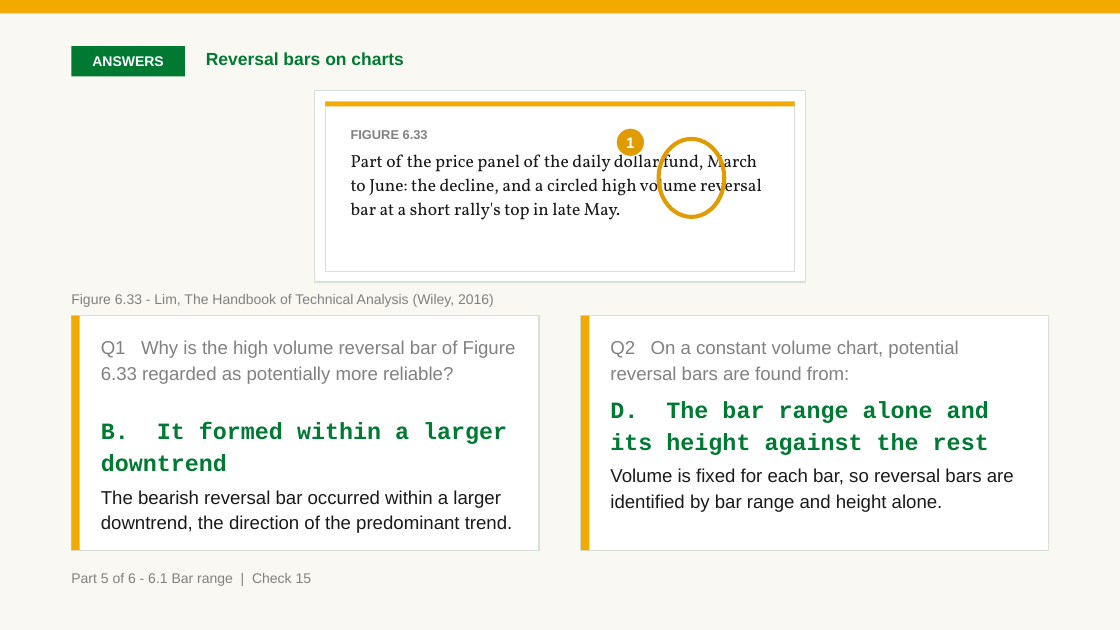
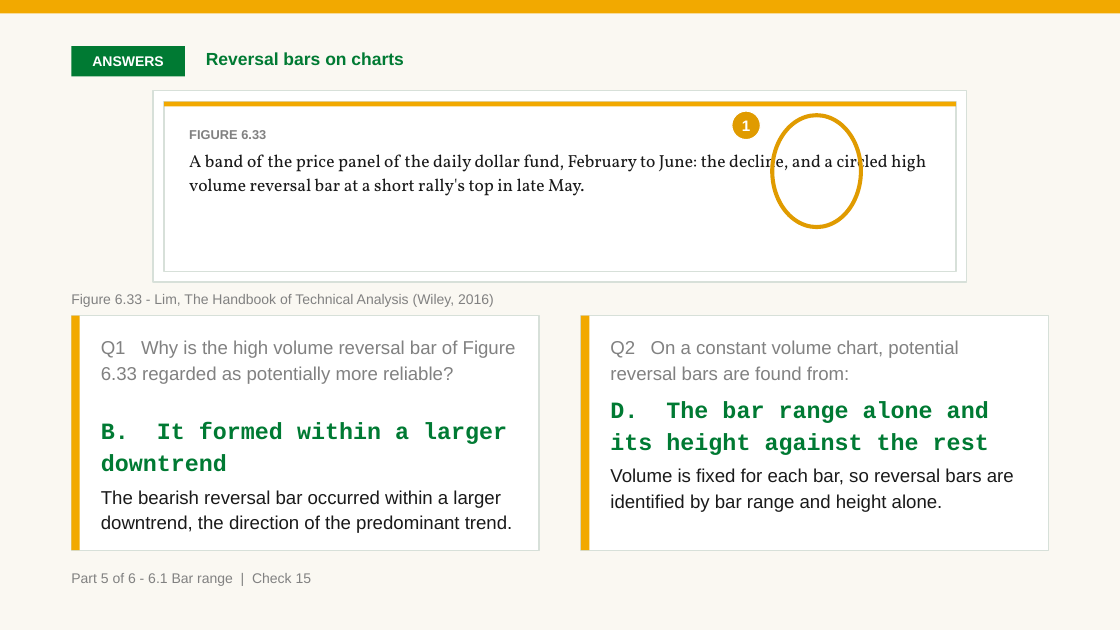
Before and after one commit to benjiesotelo-sudo/Telos_FIN1209, a slide deck: slide 161 of chapter-06/FIN1209-Chapter-06.pptx. Drawn at 1120x630 pixels with LibreOffice and Linux fonts; fonts in the diff are those of the drawing. Boxes give left, top, right and bottom in pixels: in the first picture for what was removed or moved away, otherwise in the second. Text is boxed around its words. In the diff, an @@ line names an element or a change of style, - is before the commit and + after.

Commit message:
Chapter 6, check 15: widen the Figure 6.33 strip to the room above the questions

```diff
--- a/chapter-06/FIN1209-Chapter-06.pptx
+++ b/chapter-06/FIN1209-Chapter-06.pptx
@@ rectangle: place and size @@
-rectangle at <box>314,91,806,282</box>
+rectangle at <box>153,91,967,282</box>
@@ rectangle: place and size @@
-rectangle at <box>325,102,795,271</box>
+rectangle at <box>164,102,956,271</box>
@@ rectangle: place and size @@
-rectangle at <box>325,102,795,107</box>
+rectangle at <box>164,102,956,107</box>
@@ ellipse "1": place and size @@
-ellipse "1" at <box>616,128,644,156</box>
+ellipse "1" at <box>732,111,760,139</box>
@@ ellipse: place and size @@
-ellipse at <box>659,139,724,217</box>
+ellipse at <box>772,115,861,227</box>
@@ text "FIGURE 6.33": place and size @@
-text "FIGURE 6.33" at <box>351,130,762,220</box>
+text "FIGURE 6.33" at <box>189,130,926,196</box>
@@ text at <box>189,150,926,196</box>: text changed @@
-Part of the price panel of the daily dollar fund, March to June: the decline, and a circled high volume reversal bar at a short rally's top in late May.
+A band of the price panel of the daily dollar fund, February to June: the decline, and a circled high volume reversal bar at a short rally's top in late May.
```
Also in this commit, not shown: 1 other slide changed, 1 other file.
